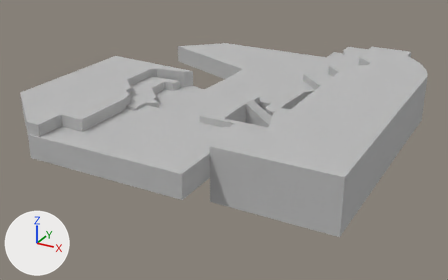
What one commit did to the OBJ model ExtraBees/models/floor.obj.
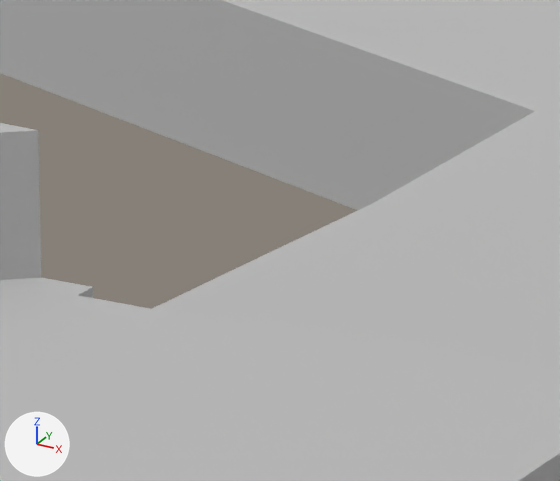
Each version is shown whole from a 50 mm lens placed at (67.6, -133.8, 41.8), pointed at (14.1, -36.6, -6.8), then close up on the part from 42% to 55% of the width and 21% to 38% of the height. Lighting does not change. The marker at lower left points along +X, +Y and +Z. Where no turn or scale is listed for an object, it has been applied to the vertices.

In view in the first close-up: 'floor'.
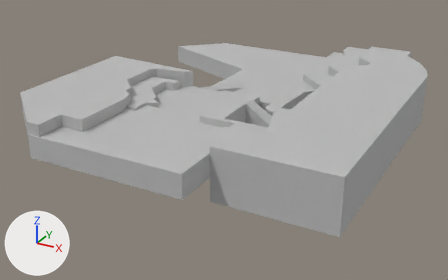
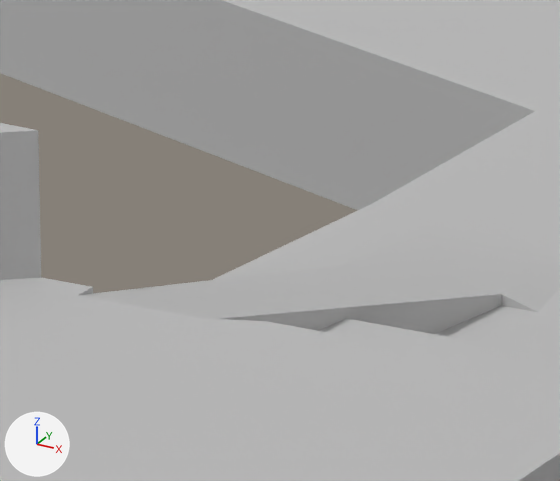
Where the change shows, as pixel boxes [x1, y1, x2, y2] in the close-ups (560 x 481 px):
part 1 of me_floor, added
    after: [79, 237, 560, 334]

What changed in the scene script:
```text
Change me_floor:
    used by ob_floor; location = (0.0, 0.0, 0.0)
    remove me_floor.from_pydata(...)  # 306 vertices, 564 faces; spans x -17.6..46.7, y -70.8..5.4, z -5.0..6.0
    add me_floor.from_pydata(...)  # 320 vertices, 588 faces; spans x -17.6..46.7, y -70.8..5.4, z -5.0..6.0
    me_floor part 1: a new loose piece of 14 vertices spanning x 8.2..13.4, y -36.6..-22.5, z -3.9..3.0, in mat_lambert8sg (grey #bcbcbc)
```
